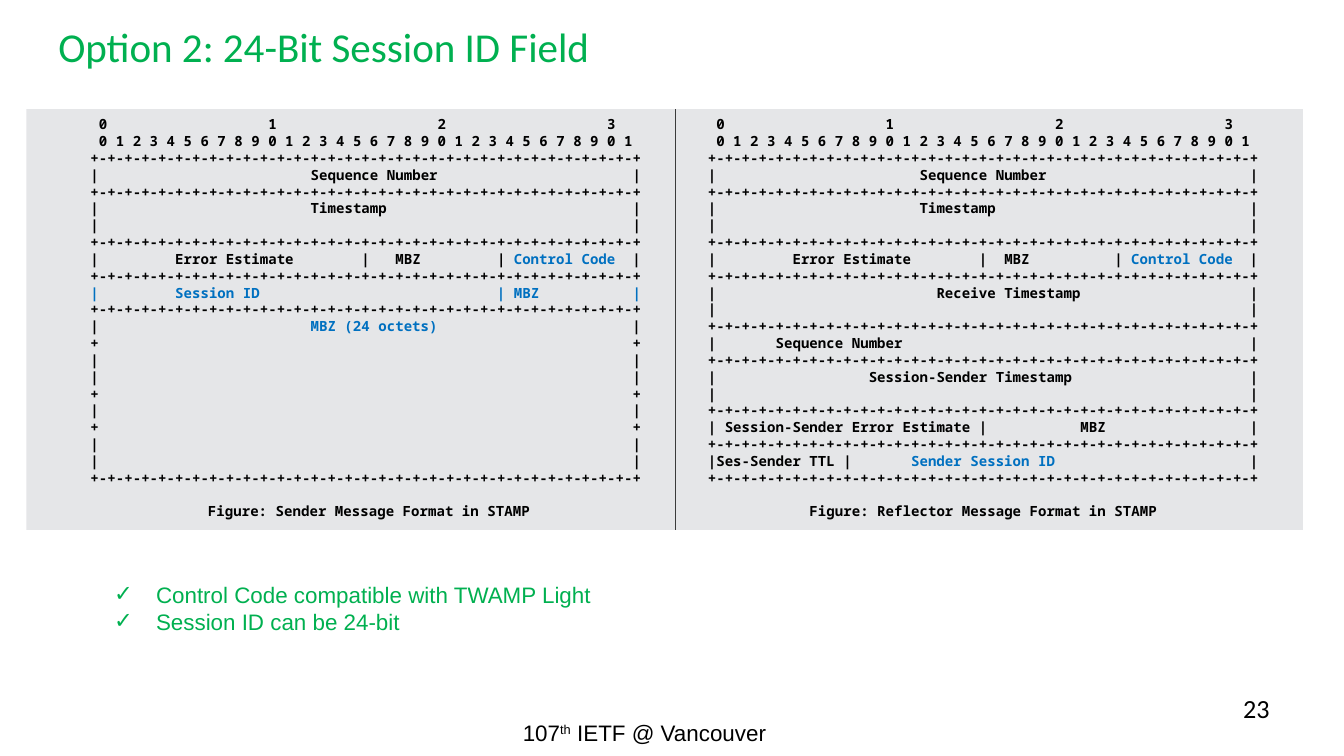
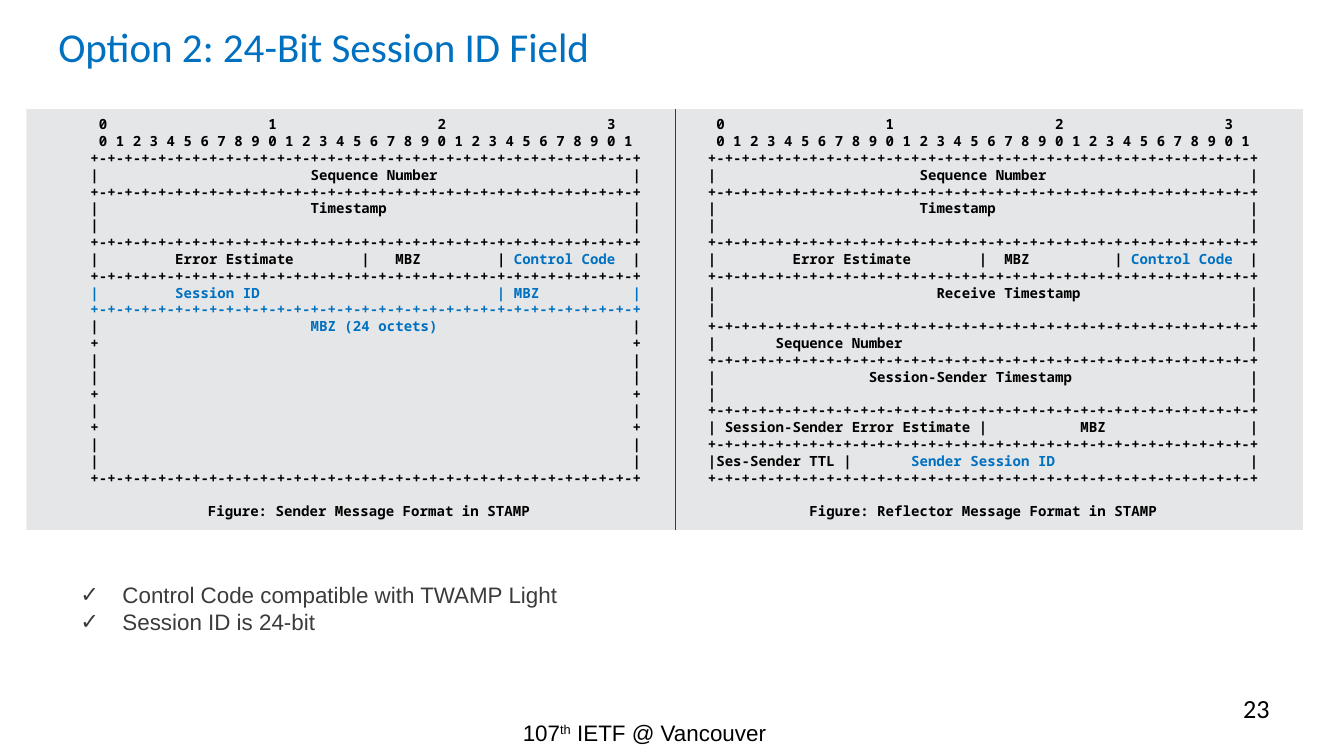
Before and after one commit to rakgandhi/ietf-slides, a slide deck: slide 23 of draft-gandhi-spring-twamp-srpm-07.pptx. Drawn at 1344x756 pixels with LibreOffice and Linux fonts; fonts in the diff are those of the drawing. Boxes give left, top, right and bottom in pixels: in the first picture for what was removed or moved away, otherwise in the second. Text is boxed around its words. In the diff, an @@ line names an element or a change of style, - is before the commit and + after.

```diff
--- a/draft-gandhi-spring-twamp-srpm-07.pptx
+++ b/draft-gandhi-spring-twamp-srpm-07.pptx
@@ title "Option 2: 24-Bit Session ID ..." at (x1=58, y1=33, x2=589, y2=69): text colour #00B050 to #0070C0 @@
@@ rectangle "0 1 2 3" at (x1=27, y1=109, x2=672, y2=530): text colour #000000 to #0070C0 in "+-+-+-+-+-+-+-+-+-+-+-+-+-+-+-+-+-+-+-+-+-+-+-+-+-+-+-+-+-+- ..." @@
@@ text "Control Code compatible with TWAMP ..." moved from (x1=156, y1=586, x2=590, y2=631) to (x1=122, y1=586, x2=557, y2=630) @@
@@ text at (x1=122, y1=586, x2=557, y2=608): text colour #00B050 to #3B3B3B in "Control Code compatible with TWAMP Light" @@
@@ text at (x1=122, y1=613, x2=315, y2=630): text changed; text colour #00B050 to #3B3B3B @@
-✓ Session ID can be 24-bit
+✓ Session ID is 24-bit
```
Also in this commit, not shown: 3 other slides changed.
